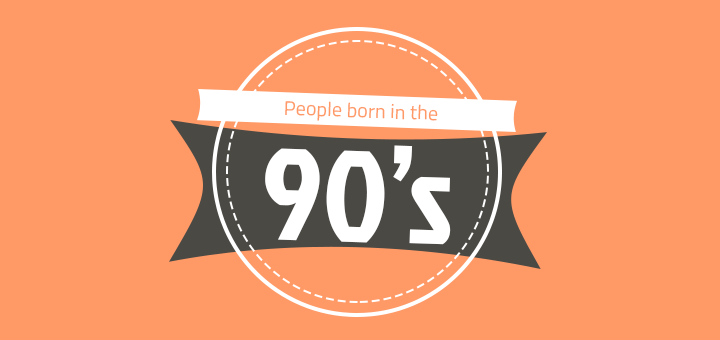
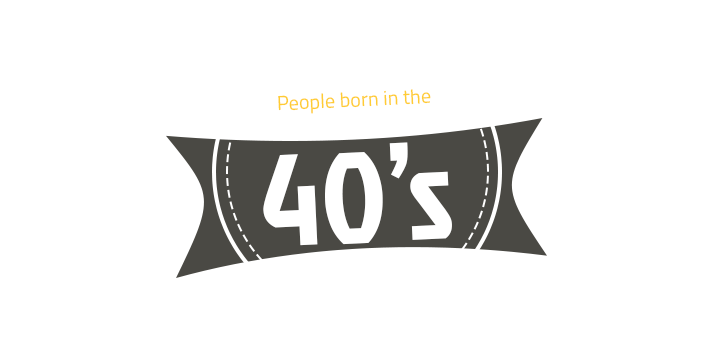
Comparing the layer stacks of the two 720×340 images. Changes:
hid group "90's" (7 layers) over [0, 0, 720, 340]
painted on "Rectangle 2 copy 5" over [177, 130, 405, 250]
hid group "80's" (7 layers) over [0, 0, 720, 340]
hid group "70's" (7 layers) over [0, 0, 720, 340]
painted on "Rectangle 2 copy 3" over [177, 130, 405, 250]
hid group "60's" (7 layers) over [0, 0, 720, 340]
hid group "50's" (7 layers) over [0, 0, 720, 340]
painted on "Rectangle 2 copy" over [177, 130, 405, 250]
hid "Background" over [0, 0, 720, 340]
